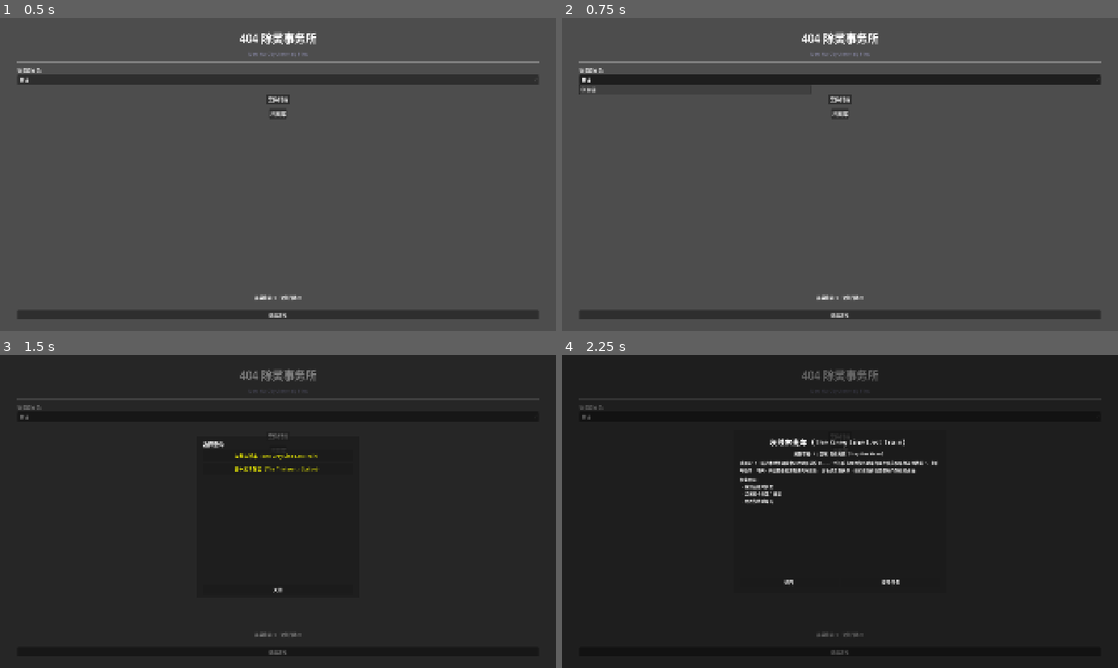
Above: before the commit, frames 1-4 (two rows, left to right).
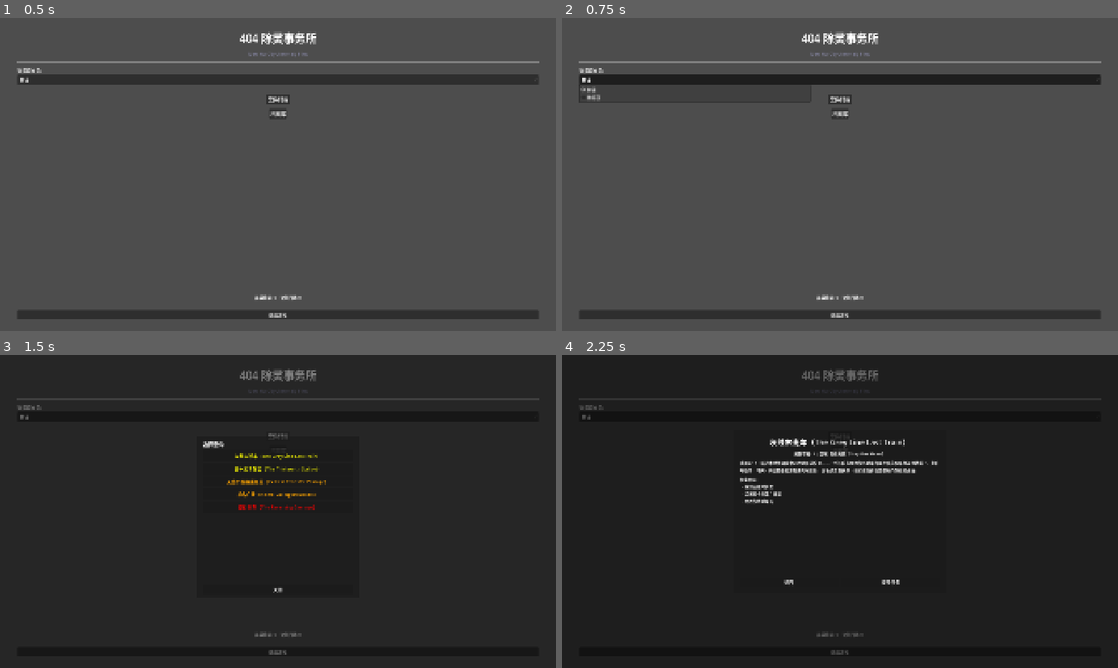
Above: after the commit, the same moments.

Repository: thefoolsparkle-oss/404_exorcism_agency
Game: Godot game, scene res://scenes/office/office_main.tscn
Two runs of this game, one before a commit and one after it. Both use one fixed random seed, a clock stepped at 60 frames per second and the inputs below.
Inputs:
- Up to frame 1 (0.5 s): no input
- Up to frame 2 (0.75 s): click "林锦" at 0.5 s
- Up to frame 3 (1.5 s): click "案件终端" at 1.25 s
- Up to frame 4 (2.25 s): click "档案库" at 2 s

Frame 1 is identical in both runs. In frame 2, less than 0.1% of the frame differs, in the area x 3-7%, y 24-28%; in frame 3, 0.4%, in the area x 40-59%, y 40-50%; in frame 4, nothing differs.

Commit message:
Phase 5: 5 cases (GLM-001~005), 7 enemy types, 2nd character Xu Zhaoye, 10 relics, boss_stats per case

Diff:
--- a/game/data/cases/approved_cases.json
+++ b/game/data/cases/approved_cases.json
@@ -14,16 +14,14 @@
       {"type": "defeat_boss", "target": "grey_line_conductor", "text": "击败灰线列车员"}
     ],
     "boss_id": "grey_line_conductor",
+    "boss_stats": {"max_hp": 500, "move_speed": 100, "contact_damage": 30},
     "enemy_pool": ["empty_seat_passenger", "reverse_walker", "low_frequency_shade"],
     "spawn_interval_min": 2.5,
     "spawn_interval_max": 1.0,
     "ramp_duration": 100.0,
     "boss_spawn_time": 100.0,
     "reward_items": ["broken_monthly_pass", "low_frequency_broadcast_module"],
-    "archive_text": "档案编号 GLM-001：经确认，灰线地铁在1987年已全线停运。其轨道在2003年城市改造中被部分拆除。目前运营中的地铁线路均不与灰线接轨。如有市民声称乘坐过灰线列车，请立即联系404事务所。请不要查询终点站。如果广播中出现你的名字，不要回应。",
-    "source_inspiration": [
-      {"title": "都市怪谈集", "url": "https://example.com", "usage": "inspiration_only"}
-    ]
+    "archive_text": "档案编号 GLM-001：经确认，灰线地铁在1987年已全线停运。其轨道在2003年城市改造中被部分拆除。目前运营中的地铁线路均不与灰线接轨。如有市民声称乘坐过灰线列车，请立即联系404事务所。请不要查询终点站。如果广播中出现你的名字，不要回应。"
   },
   "GLM-002": {
     "case_id": "GLM-002",
@@ -33,21 +31,91 @@
     "district": "灰线地铁（Grey Line Metro）",
     "threat_level": 2,
     "anomaly_type": ["空间异常", "认知感染"],
-    "briefing": "灰线地铁线路图上标记了12个站点。但近期有多名乘客声称在换乘时无意中到达了「第十三个站台」。站台墙壁是湿的，空气中弥漫着海水的气味，尽管新沪市距海岸线有200公里。凡到达此站台的人，都会在接下来三天内反复梦见同一段铁轨。",
+    "briefing": "灰线地铁线路图上标记了12个站点。但近期有多名乘客声称在换乘时无意中到达了「第十三个站台」。站台墙壁是湿的，空气中弥漫着海水的气味，尽管新沪市距海岸线有200公里。",
     "objectives": [
       {"type": "collect", "target": "station_key", "count": 4, "text": "收集四把站台钥匙"},
       {"type": "defeat_boss", "target": "station_shadow", "text": "击败站台暗影"}
     ],
     "boss_id": "station_shadow",
-    "enemy_pool": ["empty_seat_passenger", "reverse_walker", "low_frequency_shade"],
+    "boss_stats": {"max_hp": 400, "move_speed": 80, "contact_damage": 25},
+    "enemy_pool": ["empty_seat_passenger", "reverse_walker", "shadow_fragment"],
     "spawn_interval_min": 3.0,
     "spawn_interval_max": 1.2,
     "ramp_duration": 110.0,
     "boss_spawn_time": 110.0,
     "reward_items": ["rusted_station_key", "seawater_sample"],
-    "archive_text": "档案编号 GLM-002：灰线地铁官方设计图纸显示仅有12个车站。建筑承包商也确认未建造额外的站台结构。关于「海水气味」的来源，地质勘测显示灰线最深处仅为地下30米，不可能接触到地下水层，更不用说海水。",
-    "source_inspiration": [
-      {"title": "都市怪谈集", "url": "https://example.com", "usage": "inspiration_only"}
-    ]
+    "archive_text": "档案编号 GLM-002：灰线地铁官方设计图纸显示仅有12个车站。建筑承包商也确认未建造额外的站台结构。关于「海水气味」的来源，地质勘测显示灰线最深处仅为地下30米，不可能接触到地下水层，更不用说海水。建议相关人员接受精神评估。"
+  },
+  "GLM-003": {
+    "case_id": "GLM-003",
+    "title_cn": "无出口的换乘通道",
+    "title_en": "Exitless Transfer Passage",
+    "display_name": "无出口的换乘通道（Exitless Transfer Passage）",
+    "district": "灰线地铁（Grey Line Metro）",
+    "threat_level": 3,
+    "anomaly_type": ["空间异常", "认知感染"],
+    "briefing": "多名乘客报告在灰线「新天地站」换乘时误入了一条不存在的通道。通道两侧墙壁贴满镜面，每面镜子里的倒影都略有不同。走出通道后，乘客发现自己仍在站内，但时钟显示已过去数小时。部分受害者对镜中倒影产生了强烈的执念。",
+    "objectives": [
+      {"type": "disable", "target": "mirror_shard", "count": 5, "text": "打碎五面异常镜面"},
+      {"type": "collect", "target": "lost_name", "count": 3, "text": "找回三段被窃的名字"},
+      {"type": "defeat_boss", "target": "mirror_keeper", "text": "击败镜中守护者"}
+    ],
+    "boss_id": "mirror_keeper",
+    "boss_stats": {"max_hp": 600, "move_speed": 120, "contact_damage": 35},
+    "enemy_pool": ["empty_seat_passenger", "mirror_clone", "low_frequency_shade"],
+    "spawn_interval_min": 2.0,
+    "spawn_interval_max": 0.8,
+    "ramp_duration": 120.0,
+    "boss_spawn_time": 120.0,
+    "reward_items": ["broken_mirror_piece", "name_tag"],
+    "archive_text": "档案编号 GLM-003：新天地站换乘通道全长47米，仅有2个弯道。在调查中，404事务所使用激光测距仪测量了同一通道，结果为128米，弯道数量为7个。通道内所有镜面均非站方安装，来源不明。请勿在通道内注视镜面超过3秒。如果你看到镜子里的自己在做不同的动作，闭眼并后退。"
+  },
+  "GLM-004": {
+    "case_id": "GLM-004",
+    "title_cn": "点名广播",
+    "title_en": "Name-Calling Broadcast",
+    "display_name": "点名广播（Name-Calling Broadcast）",
+    "district": "灰线地铁（Grey Line Metro）",
+    "threat_level": 3,
+    "anomaly_type": ["广播感染", "认知感染"],
+    "briefing": "灰线沿线四个站点的广播系统在每周三凌晨3:00自动开启，播放一段包含随机乘客姓名的广播。被念到全名的乘客会在24小时内主动前往灰线终点站，对自己的行为毫无记忆。至今已有17人受到影响。",
+    "objectives": [
+      {"type": "disable", "target": "broadcast_speaker", "count": 4, "text": "拆除四个异常广播喇叭"},
+      {"type": "survive", "target": "name_calling", "count": 1, "text": "在广播中存活60秒"},
+      {"type": "defeat_boss", "target": "broadcast_entity", "text": "击败广播寄生体"}
+    ],
+    "boss_id": "broadcast_entity",
+    "boss_stats": {"max_hp": 700, "move_speed": 90, "contact_damage": 30},
+    "enemy_pool": ["empty_seat_passenger", "charmed_passenger", "low_frequency_shade"],
+    "spawn_interval_min": 2.2,
+    "spawn_interval_max": 0.9,
+    "ramp_duration": 130.0,
+    "boss_spawn_time": 130.0,
+    "reward_items": ["broken_broadcast_chip", "voice_recorder"],
+    "archive_text": "档案编号 GLM-004：经音频分析，「点名广播」中播放的语音不属于任何已知的新沪市地铁播音员。声纹比对也未发现匹配。值得注意的是，所有被念到全名的人均承认，在事发前一周内曾经在地铁车厢内大声报出或展示过自己的全名。建议市民在地铁内使用化名。如果广播念到你的名字，捂住耳朵。"
+  },
+  "GLM-005": {
+    "case_id": "GLM-005",
+    "title_cn": "逆行列车",
+    "title_en": "The Reversing Carriage",
+    "display_name": "逆行列车（The Reversing Carriage）",
+    "district": "灰线地铁（Grey Line Metro）",
+    "threat_level": 4,
+    "anomaly_type": ["空间异常", "时间异常"],
+    "briefing": "一列与所有地铁反向行驶的列车出现在灰线主线上。该列车无视信号系统，所有避让操作均失败。进入该列车的乘客报告车厢内的时钟在倒走，手机显示的日期越来越早。一位调查员进入后发回的最后一通电话声称自己「看到了车窗外1997年的新沪市」。",
+    "objectives": [
+      {"type": "survive", "target": "reverse_time", "count": 1, "text": "在逆行时间中存活90秒"},
+      {"type": "disable", "target": "time_anchor", "count": 3, "text": "破坏三个时间锚点"},
+      {"type": "defeat_boss", "target": "reverse_conductor", "text": "击败逆行列车长"}
+    ],
+    "boss_id": "reverse_conductor",
+    "boss_stats": {"max_hp": 800, "move_speed": 150, "contact_damage": 40},
+    "enemy_pool": ["empty_seat_passenger", "reverse_walker", "time_echo"],
+    "spawn_interval_min": 2.0,
+    "spawn_interval_max": 0.7,
+    "ramp_duration": 140.0,
+    "boss_spawn_time": 140.0,
+    "reward_items": ["reversed_pocket_watch", "old_news_clip"],
+    "archive_text": "档案编号 GLM-005：逆行列车首次被检测到是在1997年灰线事故当天——一辆列车在隧道中失踪，35名乘客下落不明。每当前列车出现，失踪乘客的家属会接到来自已故亲人的电话，通话内容均为正向播放但声音倒放的录音。不要在逆行列车经过时查看时间。如果你发现自己在往更年轻的方向变化，立即跳车。"
   }
 }
--- a/game/data/characters/characters.json
+++ b/game/data/characters/characters.json
@@ -12,5 +12,19 @@
     "attack_range": 520.0,
     "projectile_speed": 420.0,
     "color": "dodgerblue"
+  },
+  "xu_zhaye": {
+    "id": "xu_zhaye",
+    "name_cn": "徐招夜",
+    "name_en": "Xu Zhaoye",
+    "title": "民俗调查员",
+    "description": "民俗学研究者，以纸人、铜钱、八卦镜等传统法器应对异常。召唤物更多，生存能力更强。",
+    "max_hp": 120,
+    "move_speed": 180.0,
+    "base_damage": 8,
+    "attack_interval": 0.6,
+    "attack_range": 450.0,
+    "projectile_speed": 350.0,
+    "color": "darkgoldenrod"
   }
 }
--- a/game/data/enemies/enemies.json
+++ b/game/data/enemies/enemies.json
@@ -45,5 +45,69 @@
     "color": "darkred",
     "special": "teleport",
     "teleport_cooldown": 3.0
+  },
+  "shadow_fragment": {
+    "id": "shadow_fragment",
+    "name_cn": "暗影碎片",
+    "name_en": "Shadow Fragment",
+    "hp": 20,
+    "move_speed": 180.0,
+    "damage": 10,
+    "contact_damage": true,
+    "attack_range": 0,
+    "attack_cooldown": 0.0,
+    "projectile_speed": 0,
+    "experience_drop": 8,
+    "size": 18,
+    "color": "black",
+    "special": "split",
+    "special_cooldown": 5.0
+  },
+  "mirror_clone": {
+    "id": "mirror_clone",
+    "name_cn": "镜中复制体",
+    "name_en": "Mirror Clone",
+    "hp": 55,
+    "move_speed": 100.0,
+    "damage": 18,
+    "contact_damage": false,
+    "attack_range": 350.0,
+    "attack_cooldown": 2.0,
+    "projectile_speed": 220.0,
+    "experience_drop": 18,
+    "size": 34,
+    "color": "silver"
+  },
+  "charmed_passenger": {
+    "id": "charmed_passenger",
+    "name_cn": "被魅惑的乘客",
+    "name_en": "Charmed Passenger",
+    "hp": 45,
+    "move_speed": 130.0,
+    "damage": 22,
+    "contact_damage": true,
+    "attack_range": 0,
+    "attack_cooldown": 0.0,
+    "projectile_speed": 0,
+    "experience_drop": 14,
+    "size": 30,
+    "color": "mediumpurple",
+    "special": "explode",
+    "special_cooldown": 4.0
+  },
+  "time_echo": {
+    "id": "time_echo",
+    "name_cn": "时间回响",
+    "name_en": "Time Echo",
+    "hp": 35,
+    "move_speed": 160.0,
+    "damage": 12,
+    "contact_damage": true,
+    "attack_range": 0,
+    "attack_cooldown": 0.0,
+    "projectile_speed": 0,
+    "experience_drop": 12,
+    "size": 24,
+    "color": "cyan"
   }
 }
--- /dev/null
+++ b/game/data/skills/relics.json
@@ -0,0 +1,72 @@
+{
+  "broken_monthly_pass": {
+    "id": "broken_monthly_pass",
+    "name_cn": "破碎的月票",
+    "name_en": "Broken Monthly Pass",
+    "description_cn": "经验获取 +20%",
+    "effect": {"xp_mult": 1.2}
+  },
+  "low_frequency_broadcast_module": {
+    "id": "low_frequency_broadcast_module",
+    "name_cn": "低频广播模块",
+    "name_en": "Low-Frequency Broadcast Module",
+    "description_cn": "每隔30秒对周围敌人造成20点伤害",
+    "effect": {"aoe_interval": 30.0, "aoe_damage": 20, "aoe_radius": 200}
+  },
+  "rusted_station_key": {
+    "id": "rusted_station_key",
+    "name_cn": "锈蚀的站台钥匙",
+    "name_en": "Rusted Station Key",
+    "description_cn": "移动速度 +15%",
+    "effect": {"speed_mult": 1.15}
+  },
+  "seawater_sample": {
+    "id": "seawater_sample",
+    "name_cn": "海水样本",
+    "name_en": "Seawater Sample",
+    "description_cn": "每次击杀回复 5% 最大生命值",
+    "effect": {"heal_on_kill": 0.05}
+  },
+  "broken_mirror_piece": {
+    "id": "broken_mirror_piece",
+    "name_cn": "破碎镜片",
+    "name_en": "Broken Mirror Piece",
+    "description_cn": "穿透 +1",
+    "effect": {"pierce_bonus": 1}
+  },
+  "name_tag": {
+    "id": "name_tag",
+    "name_cn": "姓名牌",
+    "name_en": "Name Tag",
+    "description_cn": "最大生命值 +25",
+    "effect": {"max_hp_bonus": 25}
+  },
+  "broken_broadcast_chip": {
+    "id": "broken_broadcast_chip",
+    "name_cn": "损毁的广播芯片",
+    "name_en": "Broken Broadcast Chip",
+    "description_cn": "攻击力 +25%",
+    "effect": {"damage_mult": 1.25}
+  },
+  "voice_recorder": {
+    "id": "voice_recorder",
+    "name_cn": "录音笔",
+    "name_en": "Voice Recorder",
+    "description_cn": "攻击间隔 -20%",
+    "effect": {"attack_speed_mult": 0.8}
+  },
+  "reversed_pocket_watch": {
+    "id": "reversed_pocket_watch",
+    "name_cn": "倒走的怀表",
+    "name_en": "Reversed Pocket Watch",
+    "description_cn": "投射物速度 +40%，范围 +30%",
+    "effect": {"projectile_speed_mult": 1.4, "range_mult": 1.3}
+  },
+  "old_news_clip": {
+    "id": "old_news_clip",
+    "name_cn": "旧报纸剪报",
+    "name_en": "Old News Clip",
+    "description_cn": "每30秒获得一个持续5秒的护盾",
+    "effect": {"shield_interval": 30.0, "shield_duration": 5.0}
+  }
+}
--- a/game/scripts/combat/spawn_director.gd
+++ b/game/scripts/combat/spawn_director.gd
@@ -147,5 +147,13 @@
 		boss.global_position = Vector2(1920, 300)
 		if boss.has_method("set_player_ref"):
 			boss.set_player_ref(player)
+		var boss_stats: Dictionary = current_case.get("boss_stats", {})
+		if boss_stats.has("max_hp"):
+			boss.max_hp = boss_stats.max_hp
+			boss.current_hp = boss_stats.max_hp
+		if boss_stats.has("move_speed"):
+			boss.move_speed = boss_stats.move_speed
+		if boss_stats.has("contact_damage"):
+			boss.contact_damage = boss_stats.contact_damage
 		enemies_container.add_child(boss)
 		EventBus.boss_spawned.emit()
--- a/game/scripts/core/save_manager.gd
+++ b/game/scripts/core/save_manager.gd
@@ -9,7 +9,7 @@
 		"broken_circuit": 0
 	},
 	"completed_cases": [],
-	"unlocked_characters": ["lin_jin"],
+	"unlocked_characters": ["lin_jin", "xu_zhaye"],
 	"selected_character": "lin_jin",
 	"permanent_upgrades": {}
 }
